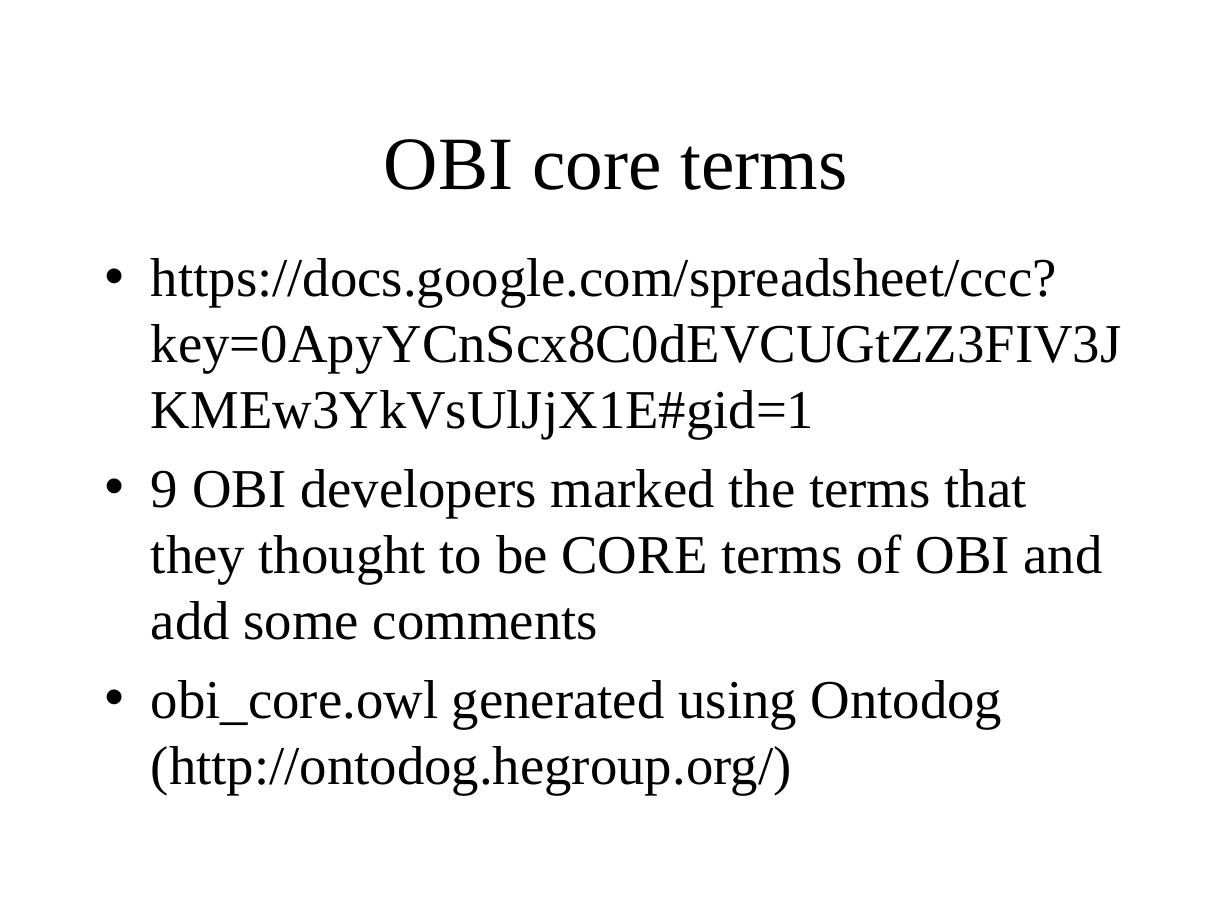
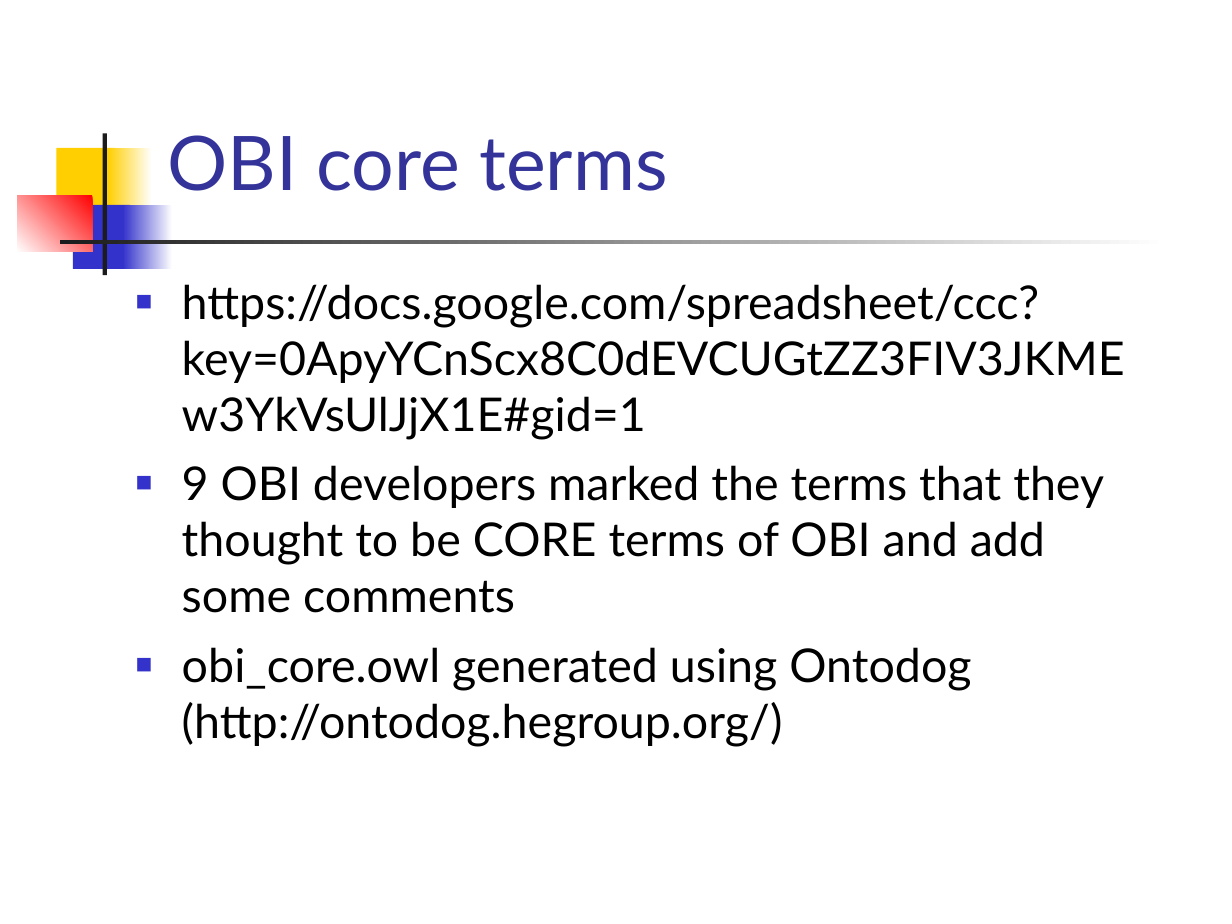
Before and after one commit to obi-ontology/obi-legacy-svn, a slide deck: slide 4 of trunk/docs/presentations/OBI workshop May 2012 Ann Arbor/OBI Core/OBI core.ppt. Drawn at 1232x924 pixels with LibreOffice and Linux fonts; fonts in the diff are those of the drawing. Boxes give left, top, right and bottom in pixels: in the first picture for what was removed or moved away, otherwise in the second. Text is boxed around its words. In the diff, an @@ line names an element or a change of style, - is before the commit and + after.

Commit message:
minor layout changes

```diff
--- a/trunk/docs/presentations/OBI workshop May 2012 Ann Arbor/OBI Core/OBI core.ppt
+++ b/trunk/docs/presentations/OBI workshop May 2012 Ann Arbor/OBI Core/OBI core.ppt
@@ title "OBI core terms" moved from (x1=384, y1=139, x2=847, y2=190) to (x1=167, y1=135, x2=667, y2=191) @@
@@ title "OBI core terms" at (x1=167, y1=135, x2=667, y2=191): font Times New Roman to Lato, text colour #000000 to #333399; alignment centre to left @@
@@ rectangle added at (x1=57, y1=148, x2=116, y2=212), fill #FFCF01 @@
@@ rectangle added at (x1=102, y1=133, x2=106, y2=275), fill #1C1C1C @@
@@ rectangle added at (x1=108, y1=148, x2=153, y2=212), fill gradient #FFFFFF to #FFCF01 @@
@@ rectangle added at (x1=17, y1=195, x2=92, y2=251), fill gradient #FF0000 to #FFFFFF @@
@@ rectangle added at (x1=73, y1=205, x2=129, y2=269), fill #3333CC @@
@@ rectangle added at (x1=123, y1=205, x2=172, y2=269), fill gradient #FFFFFF to #3333CC @@
@@ rectangle added at (x1=59, y1=240, x2=1168, y2=244), fill gradient #FFFFFF to #1C1C1C @@
@@ text "https://docs.google.com/spreadsheet/ccc?key=0ApyYCnScx8C0dEV ..." moved from (x1=151, y1=258, x2=1122, y2=795) to (x1=182, y1=284, x2=1125, y2=747) @@
@@ text "https://docs.google.com/spreadsheet/ccc?key=0ApyYCnScx8C0dEV ..." at (x1=182, y1=284, x2=1125, y2=747): size 32 to 27.2 pt, font Times New Roman to Lato; bullet • to ■; bullet colour #000000 to #3333CC @@
```
Also in this commit, not shown: 7 other slides changed.
